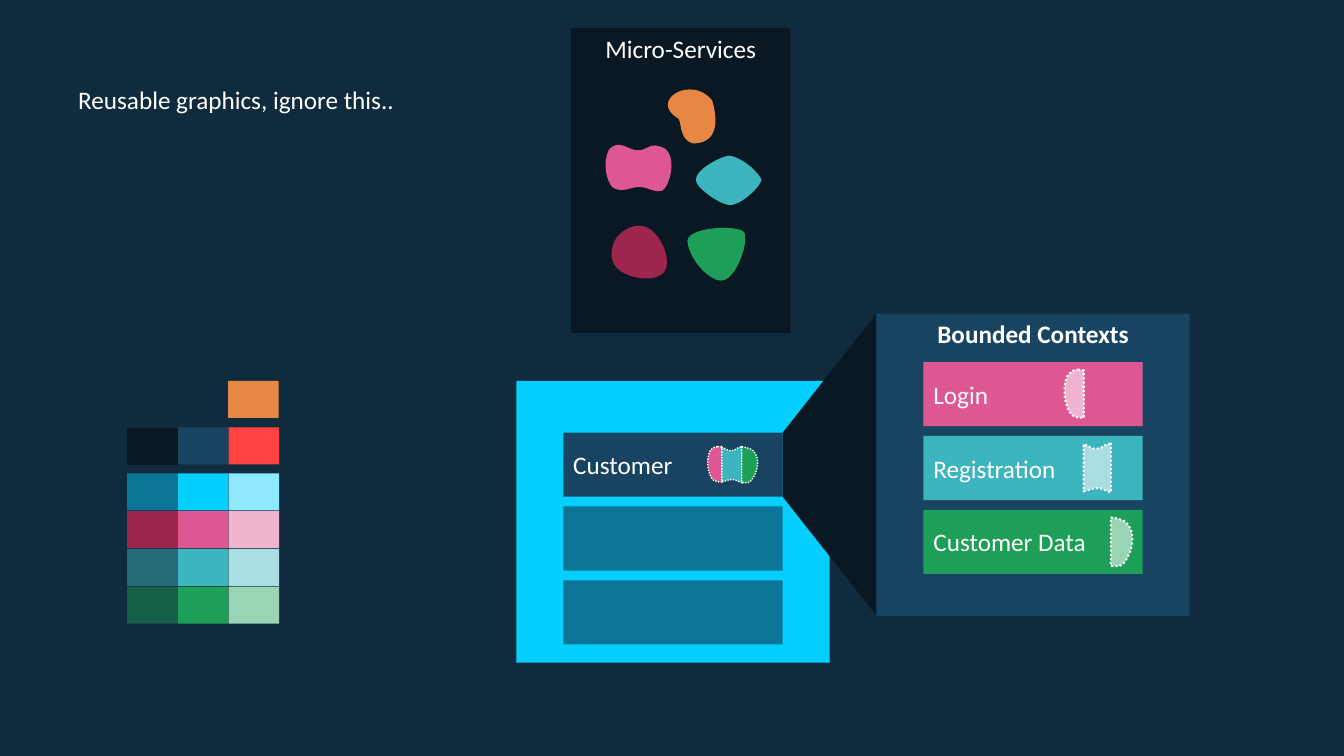
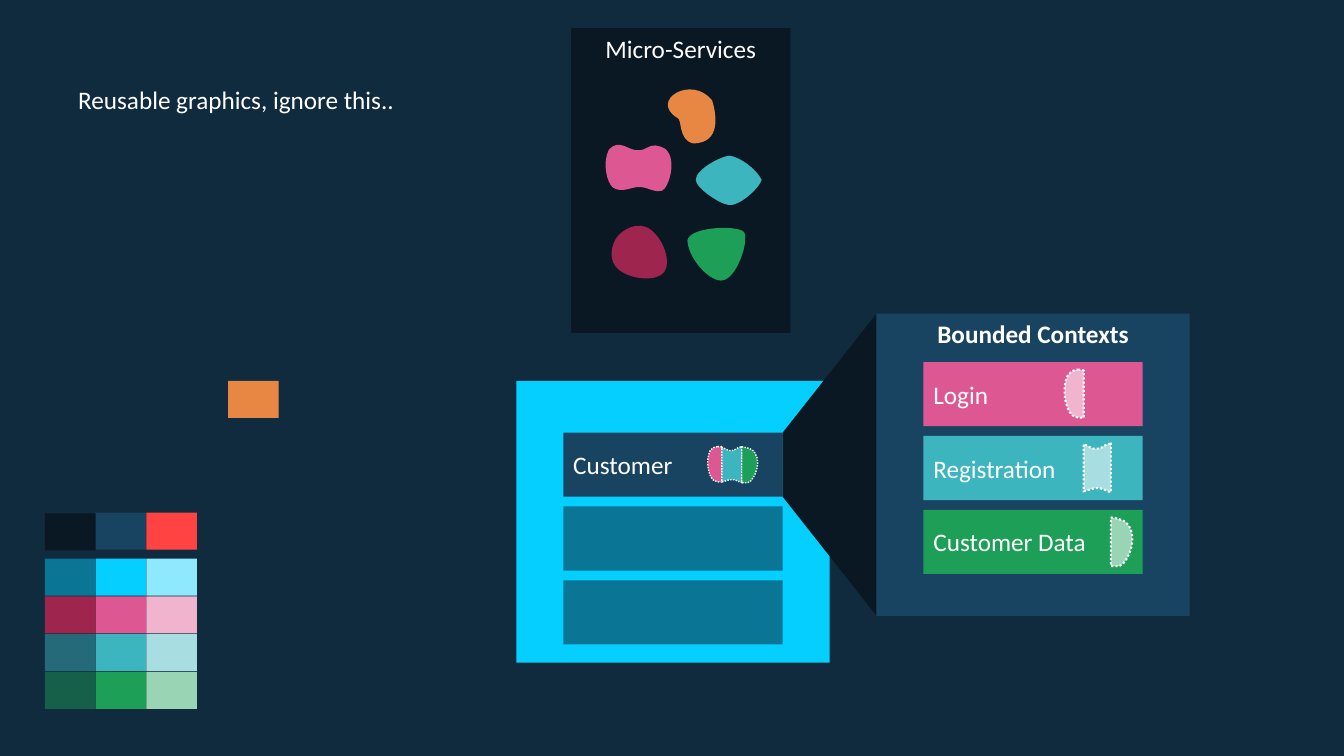
Before and after one commit to rogeralsing/Presentations, a slide deck: slide 32 of Starcounter/usa.pptx (slide 27 before the commit). Drawn at 1344x756 pixels with LibreOffice and Linux fonts; fonts in the diff are those of the drawing. Boxes give left, top, right and bottom in pixels: in the first picture for what was removed or moved away, otherwise in the second. Text is boxed around its words. In the diff, an @@ line names an element or a change of style, - is before the commit and + after.

```diff
--- a/Starcounter/usa.pptx
+++ b/Starcounter/usa.pptx
@@ rounded rectangle removed at [229,511,279,548] @@
@@ rounded rectangle: place and size @@
-rounded rectangle at [127,587,177,624]
+rounded rectangle at [146,597,197,634]
@@ rounded rectangle at [146,597,197,634]: fill #16604A to #F0B4CE @@
@@ 5 rounded rectangles, 4 rectangles: place and size @@
-5 rounded rectangles, 4 rectangles at [127,427,228,624]
+5 rounded rectangles, 4 rectangles at [45,513,146,709]
@@ 2 rounded rectangles, 2 rectangles: place and size @@
-2 rounded rectangles, 2 rectangles at [229,427,279,624]
+2 rounded rectangles, 2 rectangles at [146,513,197,709]
@@ rounded rectangle added at [45,671,96,709], fill #16604A @@
```
Also in this commit, not shown: 1 other slide changed, 6 slides added, 1 slide removed.
